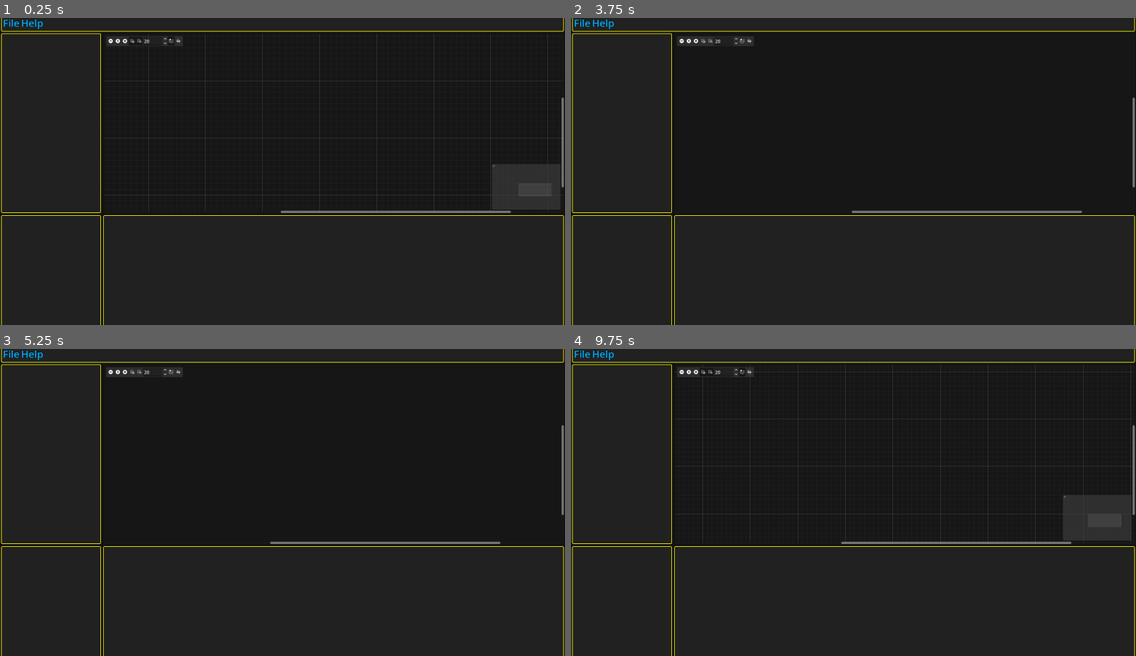
Above: before the commit, frames 1-4 (two rows, left to right).
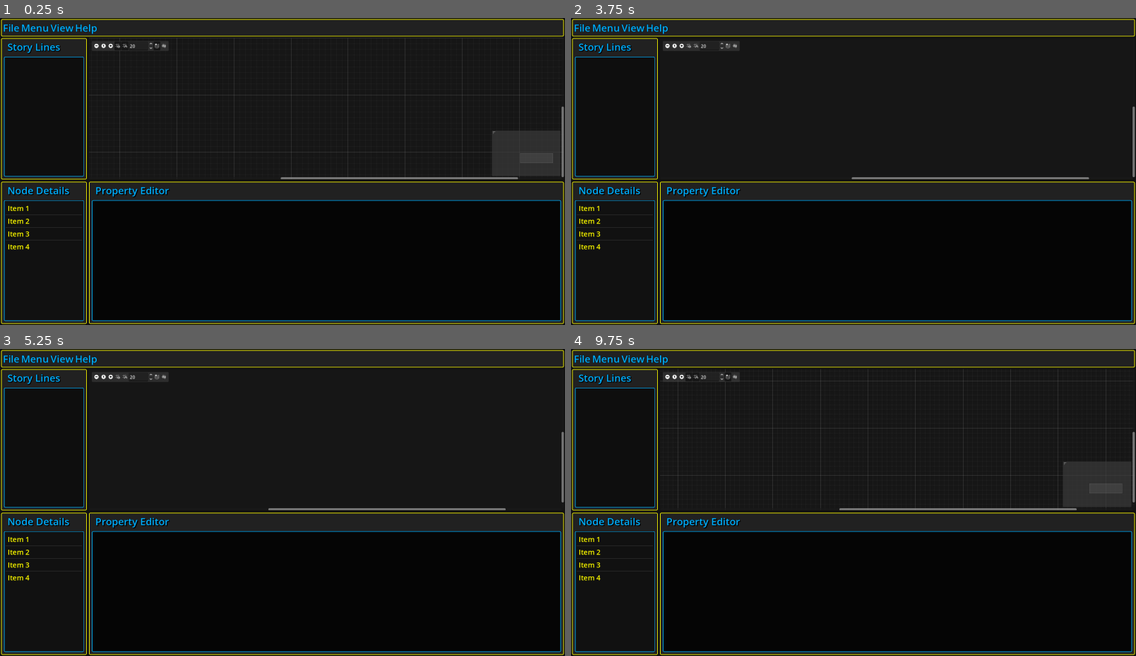
Above: after the commit, the same moments.

Repository: Phillip383/StoryGraph
Game: Godot game, scene res://scenes/UI/graph_editor.tscn
Same seed, same stepped clock (60 frames per second), same inputs: the game is played once before the commit and once after it.
Inputs (mouse positions are in pixels of both pictures, inside the frame that each line leads up to; where the layout moved, square brackets give the same spot in the first picture):
- Up to frame 1 (0.25 s): no input
- Up to frame 2 (3.75 s): click (667, 45) [684, 39] at 0.5 s; click (684, 45) [695, 39] at 1.25 s; click (689, 45) [700, 39] at 2 s; click (695, 45) [712, 39] at 2.75 s; click (729, 45) [740, 39] at 3.5 s
- Up to frame 3 (5.25 s): click (163, 376) [180, 370] at 4.25 s; click (96, 376) [113, 370] at 5 s
- Up to frame 4 (9.75 s): click (684, 376) [695, 370] at 5.75 s; click (689, 376) [700, 370] at 6.5 s; click (695, 376) [712, 370] at 7.25 s; click (729, 376) [740, 370] at 8 s; click (734, 376) [751, 370] at 8.75 s; click (667, 376) [684, 370] at 9.5 s

The runs differ from the first frame. In frame 1, 36% of the frame differs, in the area x 0-100%, y 0-100%; in frame 2, 34%; in frame 3, 34%; in frame 4, 36%.

Commit message:
Added derived inspector scenes for the various types of inspectors for the nodes and graph.

Diff:
--- a/scenes/UI/graph_editor.tscn
+++ b/scenes/UI/graph_editor.tscn
@@ -1,12 +1,23 @@
-[gd_scene load_steps=6 format=3 uid="uid://bjq3ex5xqh4to"]
+[gd_scene load_steps=9 format=3 uid="uid://bjq3ex5xqh4to"]
 
 [ext_resource type="PackedScene" uid="uid://du7x8jpfvub1w" path="res://scenes/UI/menu_bar.tscn" id="1_fgo7h"]
 [ext_resource type="PackedScene" uid="uid://c8qxe00r5a84q" path="res://scenes/UI/graph.tscn" id="1_ot8g1"]
 [ext_resource type="Theme" uid="uid://wro5ncgxmqmq" path="res://story_graph_theme.tres" id="1_wjrqj"]
-[ext_resource type="PackedScene" uid="uid://dlquk3hpta50p" path="res://scenes/UI/inspector_base.tscn" id="2_n4xq1"]
+[ext_resource type="PackedScene" uid="uid://b1ruqpcnl1fhv" path="res://scenes/UI/inspector_tree.tscn" id="4_tixvr"]
+[ext_resource type="PackedScene" uid="uid://cb26resk8d7gq" path="res://scenes/UI/inspector_list.tscn" id="5_nxgem"]
+[ext_resource type="PackedScene" uid="uid://cfhnqaiw8smg4" path="res://scenes/UI/inspector_editor.tscn" id="6_nxgem"]
 
 [sub_resource type="StyleBoxFlat" id="StyleBoxFlat_fgo7h"]
 bg_color = Color(0.019607844, 0.019607844, 0.019607844, 0.8352941)
+
+[sub_resource type="LabelSettings" id="LabelSettings_6ntp7"]
+font_size = 35
+font_color = Color(0, 0.6901961, 1, 1)
+outline_size = 3
+outline_color = Color(0, 0, 0, 1)
+shadow_size = 4
+shadow_color = Color(0, 0, 0, 0.85490197)
+shadow_offset = Vector2(2.58, 2.46)
 
 [node name="GraphEditor" type="CanvasLayer"]
 
@@ -46,14 +57,21 @@
 theme_override_constants/separation = 3
 theme_override_constants/minimum_grab_thickness = 3
 
-[node name="StoryLines" parent="PanelContainer/MarginContainer/Main_C/VSplitContainer/StoryLines_Graph_C" instance=ExtResource("2_n4xq1")]
-custom_minimum_size = Vector2(350, 632)
+[node name="InspectorTree" parent="PanelContainer/MarginContainer/Main_C/VSplitContainer/StoryLines_Graph_C" instance=ExtResource("4_tixvr")]
+custom_minimum_size = Vector2(300, 0)
 layout_mode = 2
+
+[node name="Name_MC" parent="PanelContainer/MarginContainer/Main_C/VSplitContainer/StoryLines_Graph_C/InspectorTree/VBoxContainer" index="0"]
+theme = null
+
+[node name="Inspector_name" parent="PanelContainer/MarginContainer/Main_C/VSplitContainer/StoryLines_Graph_C/InspectorTree/VBoxContainer/Name_MC" index="0"]
+text = "Story Lines"
+label_settings = SubResource("LabelSettings_6ntp7")
 
 [node name="Graph" parent="PanelContainer/MarginContainer/Main_C/VSplitContainer/StoryLines_Graph_C" instance=ExtResource("1_ot8g1")]
 layout_mode = 2
 size_flags_horizontal = 3
-scroll_offset = Vector2(-350, -168)
+scroll_offset = Vector2(-208, 0)
 
 [node name="HSplitContainer" type="HSplitContainer" parent="PanelContainer/MarginContainer/Main_C/VSplitContainer"]
 layout_mode = 2
@@ -62,10 +80,20 @@
 theme_override_constants/separation = 3
 theme_override_constants/minimum_grab_thickness = 3
 
-[node name="NodeDetails" parent="PanelContainer/MarginContainer/Main_C/VSplitContainer/HSplitContainer" instance=ExtResource("2_n4xq1")]
-custom_minimum_size = Vector2(350, 400)
+[node name="InspectorList" parent="PanelContainer/MarginContainer/Main_C/VSplitContainer/HSplitContainer" instance=ExtResource("5_nxgem")]
 layout_mode = 2
 
-[node name="ValueEditor" parent="PanelContainer/MarginContainer/Main_C/VSplitContainer/HSplitContainer" instance=ExtResource("2_n4xq1")]
-custom_minimum_size = Vector2(350, 400)
+[node name="Inspector_name" parent="PanelContainer/MarginContainer/Main_C/VSplitContainer/HSplitContainer/InspectorList/VBoxContainer/Name_MC" index="0"]
+text = "Node Details"
+
+[node name="InspectorEditor" parent="PanelContainer/MarginContainer/Main_C/VSplitContainer/HSplitContainer" instance=ExtResource("6_nxgem")]
+custom_minimum_size = Vector2(500, 0)
 layout_mode = 2
+size_flags_horizontal = 3
+
+[node name="Inspector_name" parent="PanelContainer/MarginContainer/Main_C/VSplitContainer/HSplitContainer/InspectorEditor/VBoxContainer/Name_MC" index="0"]
+text = "Property Editor"
+
+[editable path="PanelContainer/MarginContainer/Main_C/VSplitContainer/StoryLines_Graph_C/InspectorTree"]
+[editable path="PanelContainer/MarginContainer/Main_C/VSplitContainer/HSplitContainer/InspectorList"]
+[editable path="PanelContainer/MarginContainer/Main_C/VSplitContainer/HSplitContainer/InspectorEditor"]
--- a/scenes/UI/inspector_base.tscn
+++ b/scenes/UI/inspector_base.tscn
@@ -3,7 +3,6 @@
 [ext_resource type="Theme" uid="uid://wro5ncgxmqmq" path="res://story_graph_theme.tres" id="1_6ntp7"]
 
 [node name="InspectorBase" type="PanelContainer"]
-custom_minimum_size = Vector2(350, 800)
 offset_right = 40.0
 offset_bottom = 40.0
 theme = ExtResource("1_6ntp7")
@@ -11,5 +10,14 @@
 [node name="VBoxContainer" type="VBoxContainer" parent="."]
 layout_mode = 2
 
-[node name="Inspector_name" type="Label" parent="VBoxContainer"]
+[node name="Name_MC" type="MarginContainer" parent="VBoxContainer"]
 layout_mode = 2
+theme = ExtResource("1_6ntp7")
+theme_override_constants/margin_left = 20
+
+[node name="Inspector_name" type="Label" parent="VBoxContainer/Name_MC"]
+layout_mode = 2
+theme = ExtResource("1_6ntp7")
+text = "Inspector_Base_Name"
+vertical_alignment = 1
+language = "en"
--- /dev/null
+++ b/scenes/UI/inspector_editor.tscn
@@ -0,0 +1,34 @@
+[gd_scene load_steps=4 format=3 uid="uid://cfhnqaiw8smg4"]
+
+[ext_resource type="PackedScene" uid="uid://dlquk3hpta50p" path="res://scenes/UI/inspector_base.tscn" id="1_we54b"]
+[ext_resource type="Theme" uid="uid://wro5ncgxmqmq" path="res://story_graph_theme.tres" id="2_2ut7c"]
+
+[sub_resource type="StyleBoxFlat" id="StyleBoxFlat_2ut7c"]
+bg_color = Color(0, 0, 0, 0.85490197)
+border_width_left = 2
+border_width_top = 2
+border_width_right = 2
+border_width_bottom = 2
+border_color = Color(0, 0.6901961, 1, 1)
+corner_radius_top_left = 4
+corner_radius_top_right = 4
+corner_radius_bottom_right = 4
+corner_radius_bottom_left = 4
+
+[node name="InspectorEditor" instance=ExtResource("1_we54b")]
+
+[node name="Editor_MC" type="MarginContainer" parent="VBoxContainer" index="1"]
+layout_mode = 2
+size_flags_vertical = 3
+theme_override_constants/margin_left = 8
+theme_override_constants/margin_top = 0
+theme_override_constants/margin_right = 8
+theme_override_constants/margin_bottom = 8
+
+[node name="Value_Editor_C" type="PanelContainer" parent="VBoxContainer/Editor_MC" index="0"]
+editor_description = "This container will be the parent of the type of editor spawned based on the data type of the selected node property.
+
+IE. for StringName it'll be a text block, or for String it'll be Text Edit. Booleans will be a radio box, etc..."
+layout_mode = 2
+theme = ExtResource("2_2ut7c")
+theme_override_styles/panel = SubResource("StyleBoxFlat_2ut7c")
--- /dev/null
+++ b/scenes/UI/inspector_list.tscn
@@ -0,0 +1,29 @@
+[gd_scene load_steps=3 format=3 uid="uid://cb26resk8d7gq"]
+
+[ext_resource type="PackedScene" uid="uid://dlquk3hpta50p" path="res://scenes/UI/inspector_base.tscn" id="1_11h7a"]
+[ext_resource type="Theme" uid="uid://wro5ncgxmqmq" path="res://story_graph_theme.tres" id="2_vh0of"]
+
+[node name="InspectorList" instance=ExtResource("1_11h7a")]
+custom_minimum_size = Vector2(300, 500)
+
+[node name="List_MC" type="MarginContainer" parent="VBoxContainer" index="1"]
+layout_mode = 2
+size_flags_vertical = 3
+theme = ExtResource("2_vh0of")
+theme_override_constants/margin_left = 8
+theme_override_constants/margin_top = 0
+theme_override_constants/margin_right = 8
+theme_override_constants/margin_bottom = 8
+
+[node name="ItemList_SC" type="ScrollContainer" parent="VBoxContainer/List_MC" index="0"]
+layout_mode = 2
+
+[node name="ItemList" type="ItemList" parent="VBoxContainer/List_MC/ItemList_SC" index="0"]
+layout_mode = 2
+size_flags_horizontal = 3
+size_flags_vertical = 3
+item_count = 4
+item_0/text = "Item 1"
+item_1/text = "Item 2"
+item_2/text = "Item 3"
+item_3/text = "Item 4"
--- /dev/null
+++ b/scenes/UI/inspector_tree.tscn
@@ -0,0 +1,19 @@
+[gd_scene load_steps=3 format=3 uid="uid://b1ruqpcnl1fhv"]
+
+[ext_resource type="PackedScene" uid="uid://dlquk3hpta50p" path="res://scenes/UI/inspector_base.tscn" id="1_4ct5r"]
+[ext_resource type="Theme" uid="uid://wro5ncgxmqmq" path="res://story_graph_theme.tres" id="2_kbgnl"]
+
+[node name="InspectorBase" instance=ExtResource("1_4ct5r")]
+
+[node name="Tree_MC" type="MarginContainer" parent="VBoxContainer" index="1"]
+layout_mode = 2
+size_flags_vertical = 3
+theme = ExtResource("2_kbgnl")
+theme_override_constants/margin_left = 8
+theme_override_constants/margin_top = 0
+theme_override_constants/margin_right = 8
+theme_override_constants/margin_bottom = 8
+
+[node name="Tree" type="Tree" parent="VBoxContainer/Tree_MC" index="0"]
+layout_mode = 2
+theme = ExtResource("2_kbgnl")
--- a/scenes/UI/menu_bar.tscn
+++ b/scenes/UI/menu_bar.tscn
@@ -35,6 +35,10 @@
 item_3/text = "Export"
 item_3/id = 3
 
+[node name="Menu" type="PopupMenu" parent="MarginContainer/MenuBar"]
+
+[node name="View" type="PopupMenu" parent="MarginContainer/MenuBar"]
+
 [node name="Help" type="PopupMenu" parent="MarginContainer/MenuBar"]
 theme = ExtResource("1_ohdrm")
 item_count = 1
--- a/story_graph_theme.tres
+++ b/story_graph_theme.tres
@@ -1,4 +1,13 @@
-[gd_resource type="Theme" load_steps=12 format=3 uid="uid://wro5ncgxmqmq"]
+[gd_resource type="Theme" load_steps=17 format=3 uid="uid://wro5ncgxmqmq"]
+
+[sub_resource type="StyleBoxFlat" id="StyleBoxFlat_k8px2"]
+bg_color = Color(0.019607844, 0.019607844, 0.019607844, 0.8352941)
+
+[sub_resource type="StyleBoxFlat" id="StyleBoxFlat_xok6d"]
+bg_color = Color(0, 0.6901961, 1, 0.48235294)
+
+[sub_resource type="StyleBoxFlat" id="StyleBoxFlat_c1dav"]
+bg_color = Color(0, 0.6901961, 1, 1)
 
 [sub_resource type="StyleBoxFlat" id="StyleBoxFlat_4r8t8"]
 corner_radius_top_left = 4
@@ -33,6 +42,18 @@
 [sub_resource type="StyleBoxFlat" id="StyleBoxFlat_orwo5"]
 bg_color = Color(0.12941177, 0.12941177, 0.12941177, 1)
 
+[sub_resource type="StyleBoxFlat" id="StyleBoxFlat_n58b0"]
+bg_color = Color(0, 0, 0, 0.85490197)
+border_width_left = 2
+border_width_top = 2
+border_width_right = 2
+border_width_bottom = 2
+border_color = Color(0, 0.6901961, 1, 1)
+corner_radius_top_left = 4
+corner_radius_top_right = 4
+corner_radius_bottom_right = 4
+corner_radius_bottom_left = 4
+
 [sub_resource type="StyleBoxFlat" id="StyleBoxFlat_7t4tq"]
 
 [sub_resource type="StyleBoxFlat" id="StyleBoxFlat_m3263"]
@@ -49,10 +70,37 @@
 border_width_right = 2
 border_width_bottom = 2
 
+[sub_resource type="StyleBoxFlat" id="StyleBoxFlat_wiokl"]
+bg_color = Color(0.054142185, 0.05414217, 0.05414217, 1)
+border_width_left = 2
+border_width_top = 2
+border_width_right = 2
+border_width_bottom = 2
+border_color = Color(0, 0.6901961, 1, 1)
+corner_radius_top_left = 4
+corner_radius_top_right = 4
+corner_radius_bottom_right = 4
+corner_radius_bottom_left = 4
+
 [resource]
 HBoxContainer/constants/separation = 1
 HSplitContainer/constants/minimum_grab_thickness = 1
 HSplitContainer/constants/separation = 1
+ItemList/colors/font_color = Color(1, 0.99215686, 0, 1)
+ItemList/colors/font_hovered_color = Color(0, 0.6901961, 1, 1)
+ItemList/constants/h_separation = 15
+ItemList/constants/outline_size = 2
+ItemList/constants/v_separation = 10
+ItemList/font_sizes/font_size = 25
+ItemList/styles/hovered = SubResource("StyleBoxFlat_k8px2")
+ItemList/styles/hovered_selected = SubResource("StyleBoxFlat_xok6d")
+ItemList/styles/selected = SubResource("StyleBoxFlat_c1dav")
+Label/colors/font_color = Color(0, 0.6901961, 1, 1)
+Label/colors/font_shadow_color = Color(0, 0, 0, 0.85490197)
+Label/constants/outline_size = 3
+Label/constants/shadow_offset_x = 3
+Label/constants/shadow_offset_y = 3
+Label/font_sizes/font_size = 35
 MarginContainer/constants/margin_bottom = 4
 MarginContainer/constants/margin_left = 4
 MarginContainer/constants/margin_right = 4
@@ -68,15 +116,19 @@
 MenuButton/styles/hover = SubResource("StyleBoxFlat_w4sxx")
 MenuButton/styles/normal = SubResource("StyleBoxFlat_j0ssf")
 PanelContainer/styles/panel = SubResource("StyleBoxFlat_bwp5n")
-PopupMenu/colors/font_color = Color(0.37254903, 0.8039216, 0.89411765, 1)
-PopupMenu/colors/font_hover_color = Color(0.9843137, 0.9490196, 0.21176471, 1)
+PopupMenu/colors/font_color = Color(0, 0.6901961, 1, 1)
+PopupMenu/colors/font_hover_color = Color(1, 0.99215686, 0, 0.8235294)
 PopupMenu/font_sizes/font_size = 25
 PopupMenu/styles/panel = SubResource("StyleBoxFlat_orwo5")
+ScrollContainer/styles/panel = SubResource("StyleBoxFlat_n58b0")
 TabBar/styles/button_highlight = SubResource("StyleBoxFlat_7t4tq")
 TabBar/styles/button_pressed = SubResource("StyleBoxFlat_m3263")
 TabBar/styles/tab_hovered = SubResource("StyleBoxFlat_r4dba")
 TabBar/styles/tab_selected = SubResource("StyleBoxFlat_60gl5")
 TabBar/styles/tab_unselected = SubResource("StyleBoxFlat_2n2lm")
+Tree/styles/panel = SubResource("StyleBoxFlat_wiokl")
+Tree/styles/selected = null
+Tree/styles/selected_focus = null
 VBoxContainer/constants/separation = 6
 VSplitContainer/constants/minimum_grab_thickness = 3
 VSplitContainer/constants/separation = 3
